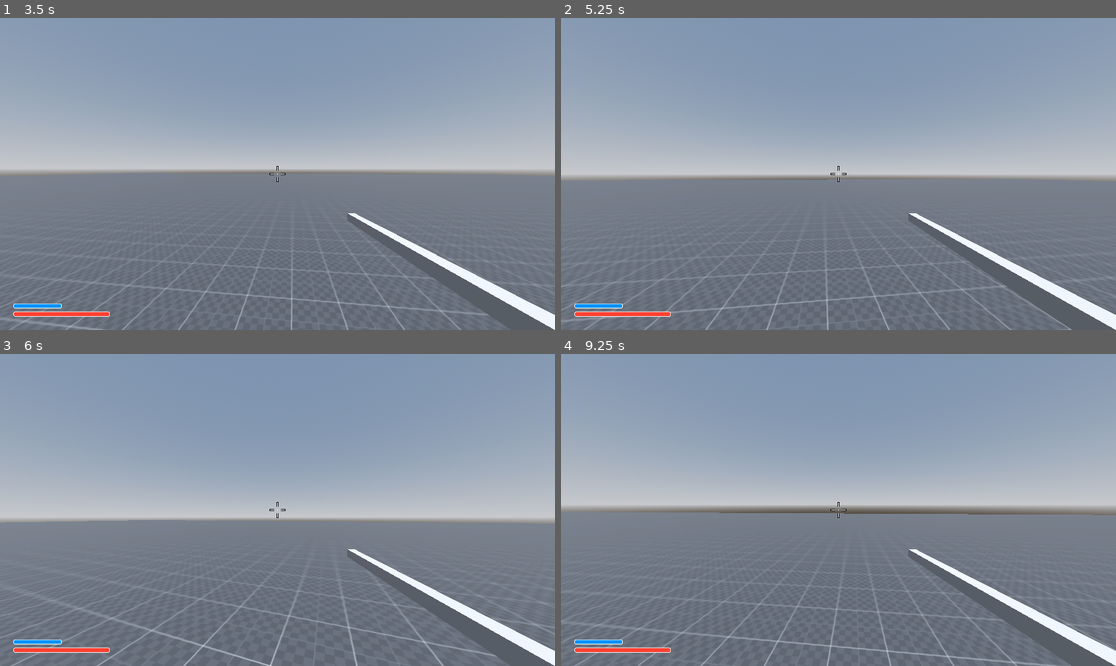
Above: before the commit, frames 1-4 (two rows, left to right).
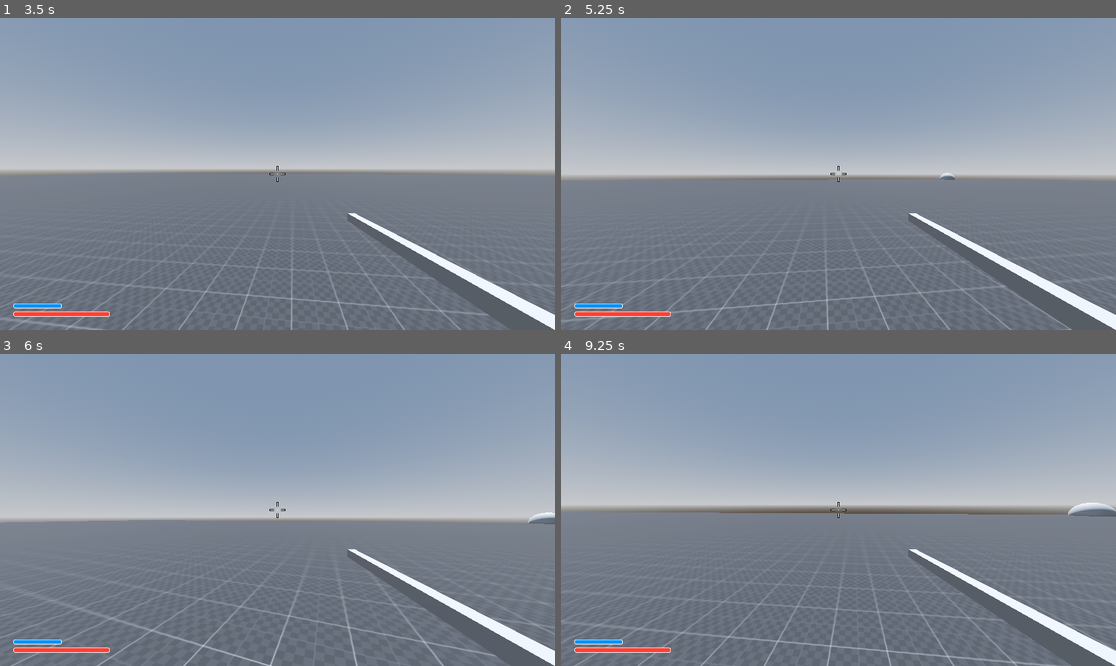
Above: after the commit, the same moments.

Repository: h-valot/Godot_BoomerShooter
Game: Godot game, scene res://Assets/Scenes/S_MovementTest.tscn
Same seed, same stepped clock (60 frames per second), same inputs: the game is played once before the commit and once after it.
Inputs (mouse positions are in pixels of both pictures, inside the frame that each line leads up to):
- Up to frame 1 (3.5 s): tap Enter at 0.5 s; move the mouse to (305, 174) at 0.52 s; hold W (Forward) from 0.53 s (still down); click (305, 174) at 0.6 s; tap Space (Jump) at 0.77, 1.52, 3.02 s; move the mouse to (249, 174) at 1.27 s; tap Shift (Sprint) at 1.35, 2.85 s; move the mouse to (288, 167) at 2.02 s; click (288, 167) at 2.1 s; move the mouse to (271, 180) at 2.77 s
- Up to frame 2 (5.25 s): keep holding W (Forward); move the mouse to (877, 177) at 3.52 s; click (877, 177) at 3.6 s; tap Space (Jump) at 3.77, 4.52 s; move the mouse to (794, 170) at 4.27 s; tap Shift (Sprint) at 4.35 s; move the mouse to (844, 174) at 5.02 s; click (844, 174) at 5.1 s
- Up to frame 3 (6 s): move the mouse to (255, 503) at 5.77 s; release W (Forward) at 5.78 s; hold D (Right) from 5.78 s (still down); tap Shift (Sprint) at 5.85 s
- Up to frame 4 (9.25 s): tap Space (Jump) at 6.02, 6.77, 7.52, 9.02 s; move the mouse to (866, 510) at 6.52 s; release D (Right) at 6.53 s; hold W (Forward) 6.53-8.78 s; click (866, 510) at 6.6 s; move the mouse to (810, 510) at 7.27 s; tap Shift (Sprint) at 7.35, 8.85 s; move the mouse to (849, 503) at 8.02 s; click (849, 503) at 8.1 s; move the mouse to (832, 516) at 8.77 s; hold A (Left) from 8.78 s (still down)

Frame 1 is identical in both runs. In frame 2, less than 0.1% of the frame differs, in the area x 68-71%, y 49-52%; in frame 3, 0.1%; in frame 4, 0.3%, in the area x 91-100%, y 47-53%.

Commit message:
Add zone on impact

Diff:
--- a/Assets/Prefabs/PF_Bullet.tscn
+++ b/Assets/Prefabs/PF_Bullet.tscn
@@ -1,6 +1,7 @@
-[gd_scene load_steps=4 format=3 uid="uid://d23duj43qnji1"]
+[gd_scene load_steps=5 format=3 uid="uid://d23duj43qnji1"]
 
 [ext_resource type="Script" path="res://Assets/Scripts/Weapon/GD_Bullet.gd" id="1_owtxb"]
+[ext_resource type="PackedScene" uid="uid://n8fyongkeppa" path="res://Assets/Prefabs/PF_ImpactZone.tscn" id="2_jg5fy"]
 
 [sub_resource type="SphereMesh" id="SphereMesh_pea6r"]
 
@@ -8,6 +9,7 @@
 
 [node name="PF_Bullet" type="Area3D"]
 script = ExtResource("1_owtxb")
+zone_prefab = ExtResource("2_jg5fy")
 
 [node name="MeshInstance3D" type="MeshInstance3D" parent="."]
 mesh = SubResource("SphereMesh_pea6r")
--- /dev/null
+++ b/Assets/Prefabs/PF_ImpactZone.tscn
@@ -0,0 +1,21 @@
+[gd_scene load_steps=5 format=3 uid="uid://n8fyongkeppa"]
+
+[ext_resource type="Script" path="res://Assets/Scripts/Weapon/GD_ImpactZone.gd" id="1_tx5ar"]
+[ext_resource type="Material" uid="uid://rhhcmqw3swmi" path="res://Assets/Graphics/Materials/M_GridDark.tres" id="2_cswok"]
+
+[sub_resource type="SphereShape3D" id="SphereShape3D_v37ie"]
+
+[sub_resource type="SphereMesh" id="SphereMesh_q2e66"]
+material = ExtResource("2_cswok")
+
+[node name="PF_ImpactZone" type="Area3D"]
+script = ExtResource("1_tx5ar")
+
+[node name="CollisionShape3D" type="CollisionShape3D" parent="."]
+shape = SubResource("SphereShape3D_v37ie")
+
+[node name="MeshInstance3D" type="MeshInstance3D" parent="."]
+mesh = SubResource("SphereMesh_q2e66")
+
+[connection signal="area_entered" from="." to="." method="_on_area_entered"]
+[connection signal="area_exited" from="." to="." method="_on_area_exited"]
--- a/Assets/Prefabs/PF_Opponent.tscn
+++ b/Assets/Prefabs/PF_Opponent.tscn
@@ -51,6 +51,7 @@
 
 [node name="AISight" type="Area3D" parent="."]
 transform = Transform3D(15, 0, 0, 0, 15, 0, 0, 0, 15, 0, 0, -7.5)
+collision_layer = 4
 
 [node name="CollisionShape3D" type="CollisionShape3D" parent="AISight"]
 shape = SubResource("BoxShape3D_nwa1i")
--- a/Assets/Prefabs/PF_Player.tscn
+++ b/Assets/Prefabs/PF_Player.tscn
@@ -8,7 +8,8 @@
 [ext_resource type="PackedScene" uid="uid://0cringntf7yj" path="res://Assets/Prefabs/Components/PF_HitBox.tscn" id="5_gw5uf"]
 [ext_resource type="Resource" uid="uid://42fq4lr4tkla" path="res://Assets/Resources/RSO/RSO_PlayerPosition.tres" id="5_skedv"]
 [ext_resource type="PackedScene" uid="uid://de3fec6ns8th6" path="res://Assets/Resources/Player/PF_PlayerHUD.tscn" id="6_o5hcx"]
-[ext_resource type="Script" path="res://Assets/Scripts/Player/GD_Weapon.gd" id="7_ag12p"]
+[ext_resource type="Script" path="res://Assets/Scripts/Weapon/GD_Weapon.gd" id="7_ag12p"]
+[ext_resource type="PackedScene" uid="uid://n8fyongkeppa" path="res://Assets/Prefabs/PF_ImpactZone.tscn" id="10_amtfl"]
 
 [sub_resource type="CapsuleShape3D" id="CapsuleShape3D_kxpnw"]
 
@@ -55,3 +56,4 @@
 [node name="Weapon" type="Node3D" parent="." node_paths=PackedStringArray("health_component")]
 script = ExtResource("7_ag12p")
 health_component = NodePath("../PF_Health")
+zone_prefab = ExtResource("10_amtfl")
--- a/Assets/Resources/Items/Weapons/RE_Rifle.tres
+++ b/Assets/Resources/Items/Weapons/RE_Rifle.tres
@@ -20,7 +20,11 @@
 bullet_start_speed = 30.0
 bullet_lifetime = 3.0
 bullet_gravity_scale = 0.0
-impact_size = 1.0
+create_zone_on_impact = true
+zone_radius = 3.0
+zone_lifetime = 10.0
+zone_damage_per_tick = 5.0
+zone_tick_duration = 0.5
 name = "Rifle"
 quantity = 1.0
 max_stack = 1.0
--- a/Assets/Scripts/Data/Configs/GD_WeaponConfig.gd
+++ b/Assets/Scripts/Data/Configs/GD_WeaponConfig.gd
@@ -3,15 +3,18 @@
 
 @export_group("Weapon")
 @export var switch_speed : float = 0.5
+
 @export_subgroup("Mag")
 @export var mag_size : float = 30
 @export var starting_mag_amount : float = 10
 @export var reload_time : float = 0
+
 @export_subgroup("Shot")
 @export var recoil_strength : float = 10
 @export var bullet_amount_per_shot : float = 10
 @export var spread : float = 10
 @export var fire_rate : float = 0.25
+
 
 @export_group("Bullet")
 @export var bullet_mesh : PackedScene
@@ -21,4 +24,10 @@
 @export var bullet_start_speed : float = 30
 @export var bullet_lifetime : float = 3
 @export var bullet_gravity_scale : float = 0
-@export var impact_size : float = 1
+
+@export_subgroup("Zone")
+@export var create_zone_on_impact : bool = true
+@export var zone_radius : float = 1
+@export var zone_lifetime : float = 1
+@export var zone_damage_per_tick : float = 1
+@export var zone_tick_duration : float = 1
--- a/Assets/Scripts/Weapon/GD_Bullet.gd
+++ b/Assets/Scripts/Weapon/GD_Bullet.gd
@@ -1,9 +1,11 @@
 extends Area3D
 class_name Bullet
 
+@export_category("References")
+@export var zone_prefab : PackedScene
+
 var _velocity = Vector3.ZERO
 var _weapon_config : WeaponConfig
-var _last_collider : Object
 var _lifetime : float
 var _initialized : bool = false
 var _causer_type : int
@@ -50,12 +52,32 @@
 
 	if (area as HitBoxComponent):
 
-		if (area.health_component):
+		if (_weapon_config.create_zone_on_impact):
+
+			_generate_zone(area.position)
+
+		else:
 
 			# Bullet can not hurt object of their type, expect for NEUTRALs
 			if (_causer_type != 0
-				&& area.health_component.receiver_type == _causer_type):
+			&& area.health_component.receiver_type == _causer_type):
 				return
 
 			area.health_component.update_current_health(-_weapon_config.bullet_damage, _causer_type)
 			self.queue_free()
+
+
+
+func _generate_zone(impact_position):
+
+	var new_zone = zone_prefab.instantiate()
+	owner.get_parent().add_child(new_zone)
+
+	new_zone.position = impact_position
+	new_zone.initialize(
+		_weapon_config.zone_radius,
+		_weapon_config.zone_lifetime,
+		_weapon_config.zone_damage_per_tick,
+		_weapon_config.zone_tick_duration,
+		_causer_type
+	)
--- /dev/null
+++ b/Assets/Scripts/Weapon/GD_ImpactZone.gd
@@ -0,0 +1,71 @@
+extends Area3D
+class_name ImpactZone
+
+@onready var _collision_shape = $CollisionShape3D
+@onready var _mesh_instance = $MeshInstance3D
+
+var _initialized : bool = false
+var _lifetime : float
+var _damage_per_tick : float
+var _tick_duration : float
+var _tick_timer : float = 0
+var _damage_type
+
+var _hitbox_in_range = []
+
+
+func initialize(radius, lifetime, damage_per_tick, tick_duration, damage_type):
+
+	var sphere_collision = SphereShape3D.new()
+	sphere_collision.radius = radius
+	_collision_shape.shape = sphere_collision
+
+	var sphere_mesh = SphereMesh.new()
+	sphere_mesh.radius = radius
+	sphere_mesh.height = radius * 2
+	_mesh_instance.mesh = sphere_mesh
+
+	_lifetime = lifetime
+	_damage_per_tick = damage_per_tick
+	_tick_duration = tick_duration
+	_damage_type = damage_type
+
+	_initialized = true
+
+
+func _process(delta):
+
+	_autodestruction(delta)
+	_handle_damage(delta)
+
+
+func _autodestruction(delta):
+
+	_lifetime -= delta
+	if (_lifetime < 0):
+		self.queue_free()
+
+
+func _handle_damage(delta):
+
+	_tick_timer += delta
+	if (_tick_timer < _tick_duration): return
+	_tick_timer -= _tick_duration
+
+	for i in len(_hitbox_in_range):
+
+		_hitbox_in_range[i].update_current_health(-_damage_per_tick, _damage_type)
+
+
+func _on_area_entered(area : Area3D):
+
+	if (area as HitBoxComponent):
+
+		_hitbox_in_range.append(area.health_component)
+
+
+func _on_area_exited(area : Area3D):
+
+	if (area as HitBoxComponent):
+
+		_hitbox_in_range.erase(area.health_component)
--- a/Assets/Scripts/Player/GD_Weapon.gd
+++ b/Assets/Scripts/Weapon/GD_Weapon.gd
@@ -3,6 +3,7 @@
 
 @export_category("References")
 @export var health_component : HealthComponent
+@export var zone_prefab : PackedScene
 
 var _firing : bool = false
 var _fire_rate_delay : float = 0.0
@@ -98,18 +99,29 @@
 
 func _fire_raycast():
 
-	_raycast = PhysicsRayQueryParameters3D.create(_camera_3d.global_position, _camera_3d.global_position - _camera_3d.global_transform.basis.z * 100)
+	_raycast = PhysicsRayQueryParameters3D.create(
+		_camera_3d.global_position,
+		_camera_3d.global_position - _camera_3d.global_transform.basis.z * 100
+	)
+	_raycast.collision_mask = 1 # Colliding only with entities
 	_raycast.collide_with_areas = true
-	_raycast.collide_with_bodies = false
+	_raycast.collide_with_bodies = _weapon_config.create_zone_on_impact
 	_result = _space_query.intersect_ray(_raycast)
 
-	if (_result):
+	if (!_result):
+		return;
 
-		print("WEAPON: raycast touched: ", _result.collider.name)
 
-		if (_result.collider as HitBoxComponent):
+	print("WEAPON: raycast touched: ", _result.collider.name)
 
-			_result.collider.health_component.update_current_health(-_weapon_config.bullet_damage)
+	if (_weapon_config.create_zone_on_impact):
+
+		_generate_zone(_result.position)
+		return
+
+	if (_result.collider as HitBoxComponent):
+
+		_result.collider.health_component.update_current_health(-_weapon_config.bullet_damage)
 
 
 func _fire_bullet():
@@ -122,4 +134,23 @@
 
 	new_bullet.transform = _muzzle.global_transform
 	new_bullet = new_bullet as Bullet
-	new_bullet.initialize(_weapon_config, health_component.receiver_type)
+	new_bullet.initialize(
+		_weapon_config,
+		health_component.receiver_type
+	)
+
+
+func _generate_zone(impact_position):
+
+	print("spawning area")
+	var new_zone = zone_prefab.instantiate()
+	owner.get_parent().add_child(new_zone)
+
+	new_zone.position = impact_position
+	new_zone.initialize(
+		_weapon_config.zone_radius,
+		_weapon_config.zone_lifetime,
+		_weapon_config.zone_damage_per_tick,
+		_weapon_config.zone_tick_duration,
+		health_component.receiver_type
+	)
Not shown: 1 places in Assets/Prefabs/PF_Player.tscn that only renumber resources
